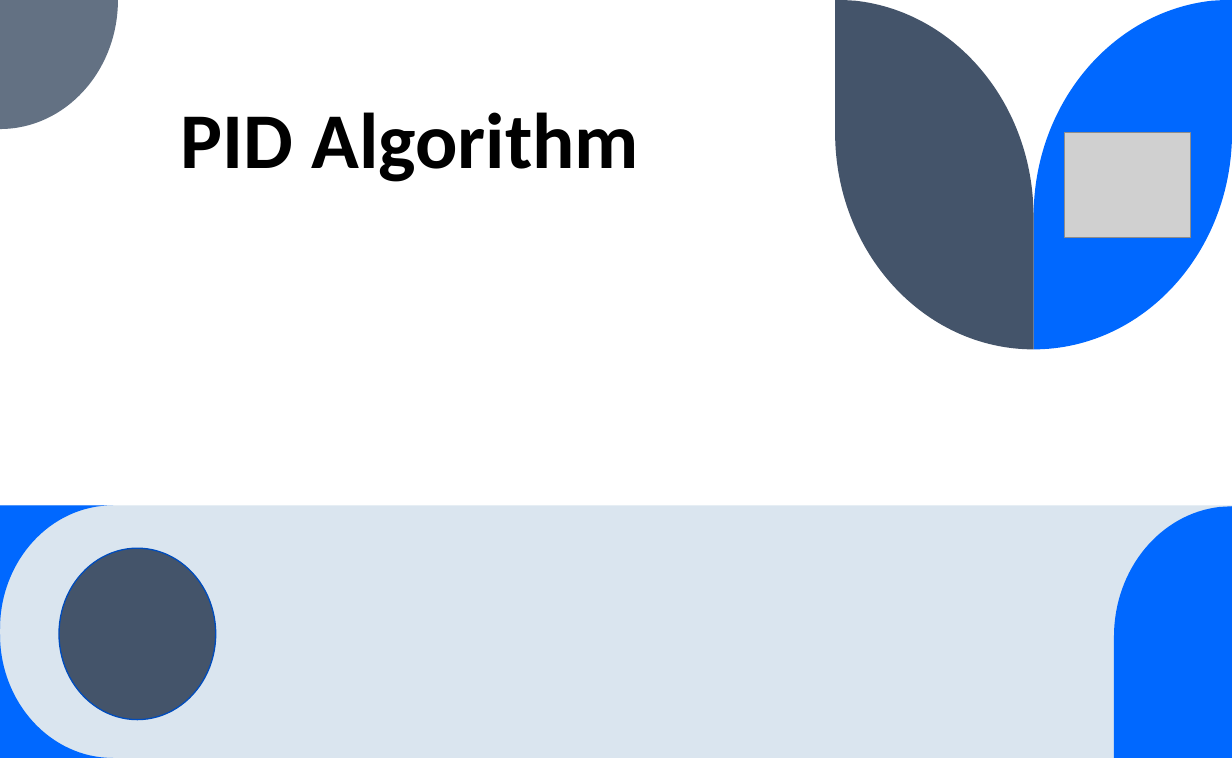
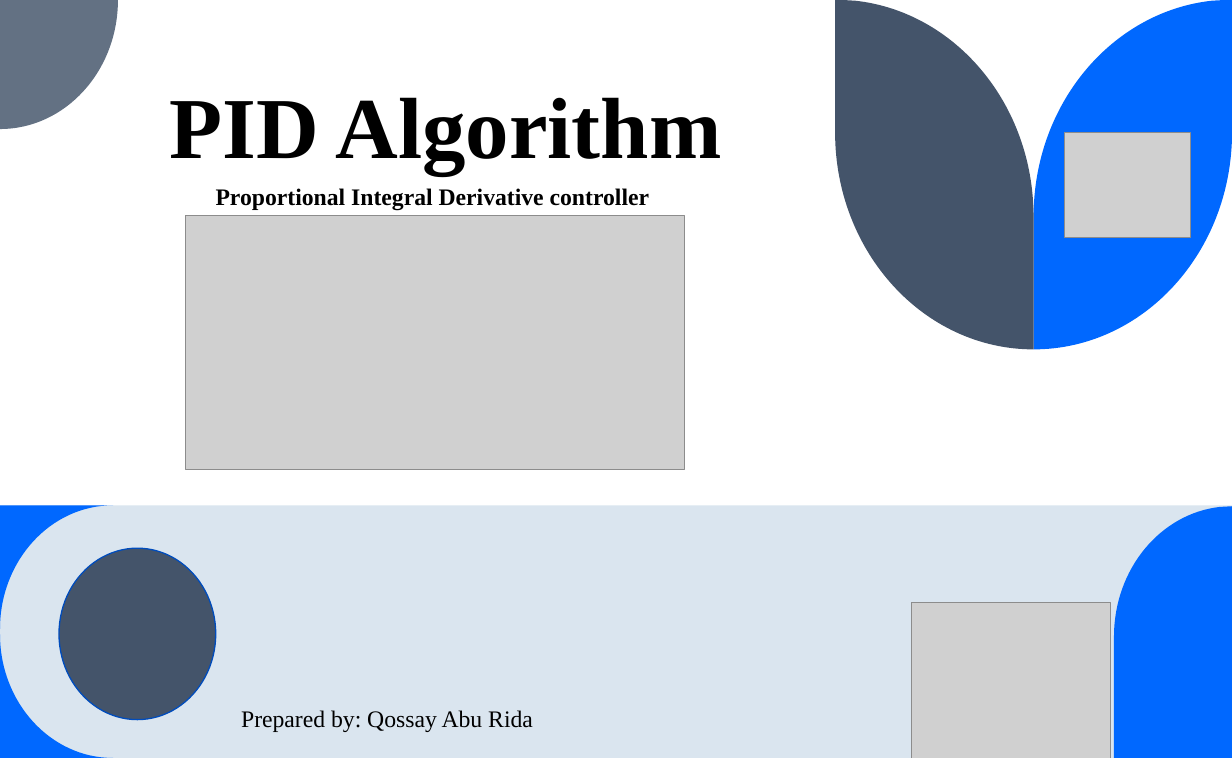
Before and after one commit to qossayrida/kakush, a slide deck: slide 1 of PID_Course/PID.pptx. Drawn at 1232x758 pixels with LibreOffice and Linux fonts; fonts in the diff are those of the drawing; grey boxes stand for pictures. Boxes give left, top, right and bottom in pixels: in the first picture for what was removed or moved away, otherwise in the second. Text is boxed around its words. In the diff, an @@ line names an element or a change of style, - is before the commit and + after.

```diff
--- a/PID_Course/PID.pptx
+++ b/PID_Course/PID.pptx
@@ title "PID Algorithm": place and size @@
-title "PID Algorithm" at (181,112,639,182)
+title "PID Algorithm" at (169,97,722,174)
@@ title "PID Algorithm" at (169,97,722,174): size 60 to 66 pt, font Calibri to Times New Roman @@
@@ text added at (216,188,649,211), 18 pt, text #000000, bold @@
+Proportional Integral Derivative controller
@@ picture added at (185,216,684,470) @@
@@ picture added at (912,603,1111,758) @@
@@ text added at (241,710,533,732), 18 pt, text #000000 @@
+Prepared by: Qossay Abu Rida
```
Also in this commit, not shown: 1 other slide changed, 3 other files.
